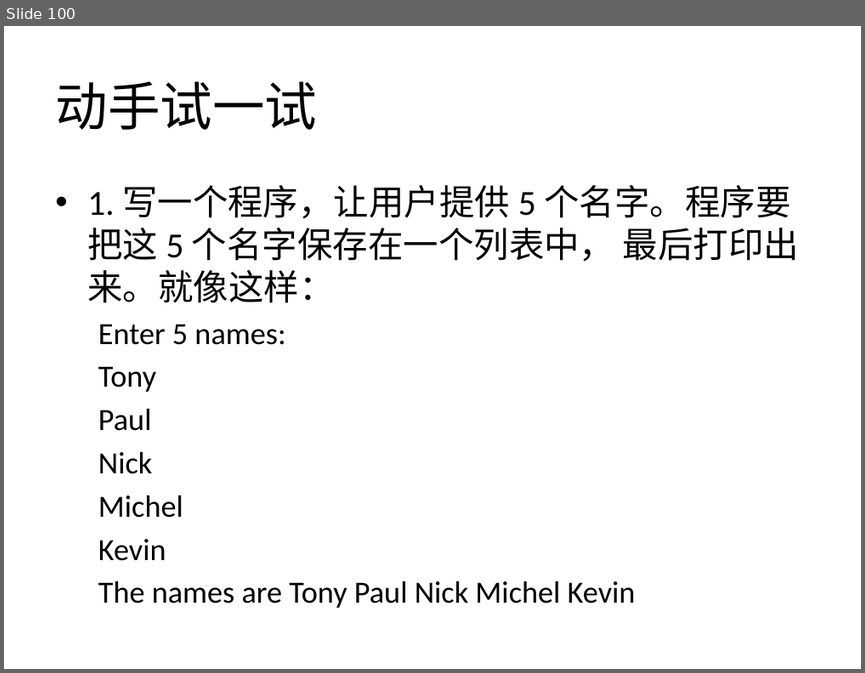
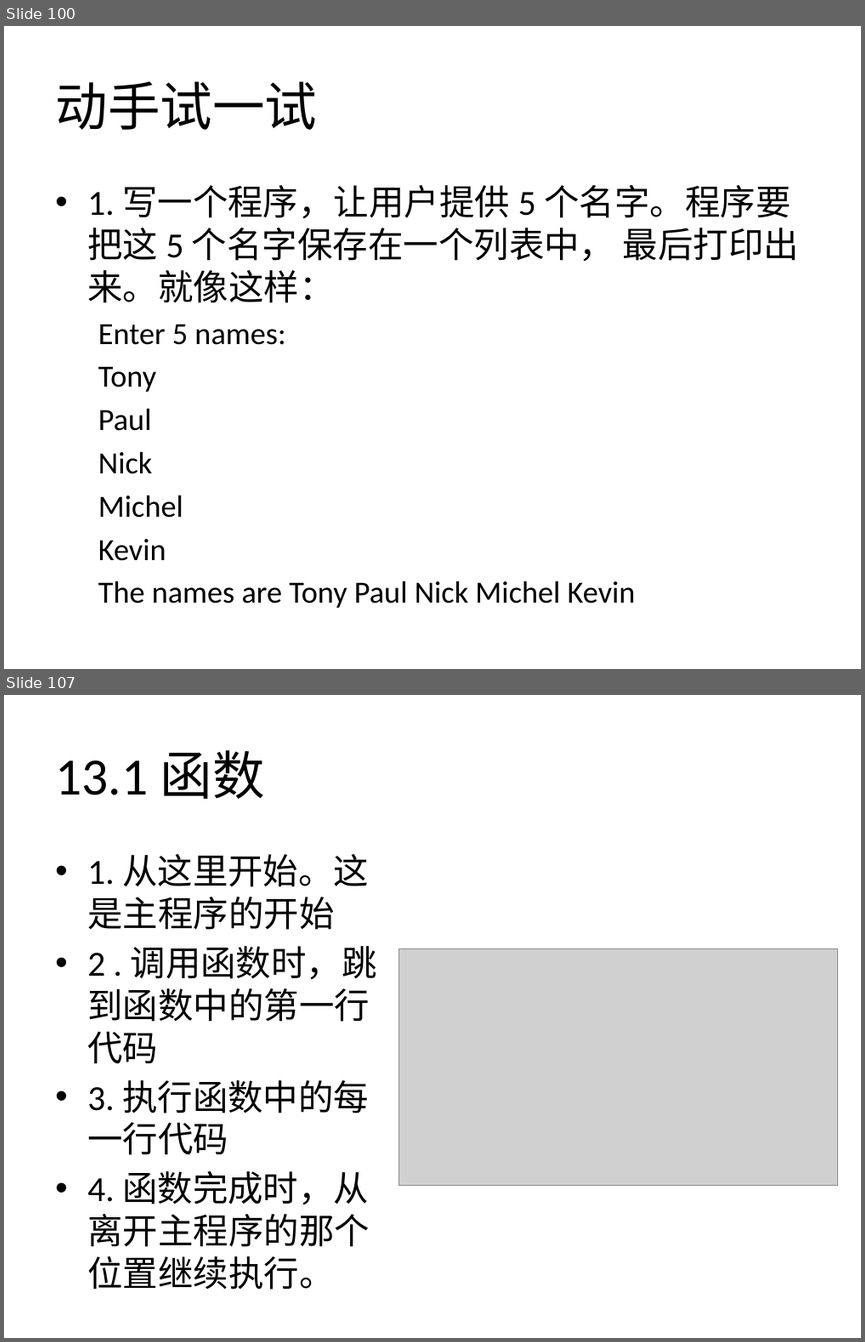
Before and after one commit to zhinan18/Python3, a slide deck: readme/Python3.pptx. Shown one above the other, each under a label of ours: slide 100 before the commit, slides 100 and 107 after it; the slides between them are not shown. The pictures are 865x673 and 865x1342 pixels, drawn with LibreOffice and Linux fonts; fonts in the diff are those of the drawing; grey boxes stand for pictures. Boxes give left, top, right and bottom in pixels: in the first picture for what was removed or moved away, otherwise in the second. Text is boxed around its words. In the diff, an @@ line names an element or a change of style, - is before the commit and + after.

```diff
--- a/readme/Python3.pptx
+++ b/readme/Python3.pptx
@@ slide 107 added at [4, 695, 861, 1338], background #FFFFFF @@
@@ title added at [55, 750, 265, 799], 44 pt, text #000000 @@
+13.1 函数
@@ text added at [87, 854, 377, 1289], 29.6 pt, text #000000 @@
+• 1. 从这里开始。这是主程序的开始
+• 2 . 调用函数时，跳到函数中的第一行代码
+• 3. 执行函数中的每一行代码
+• 4. 函数完成时，从离开主程序的那个位置继续执行。
@@ picture added at [399, 948, 838, 1185] @@
```
Also in this commit, not shown: 15 other slides added, 11 other files.
